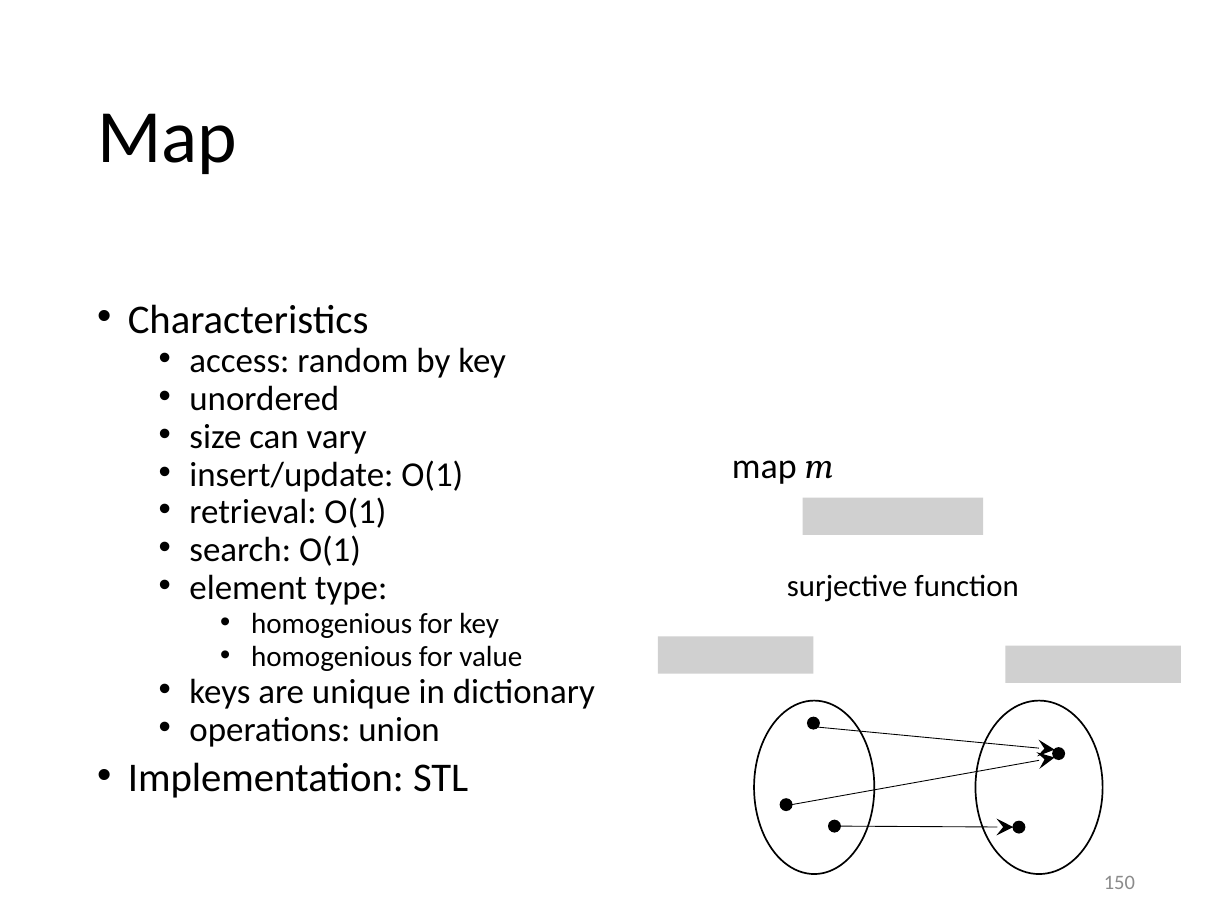
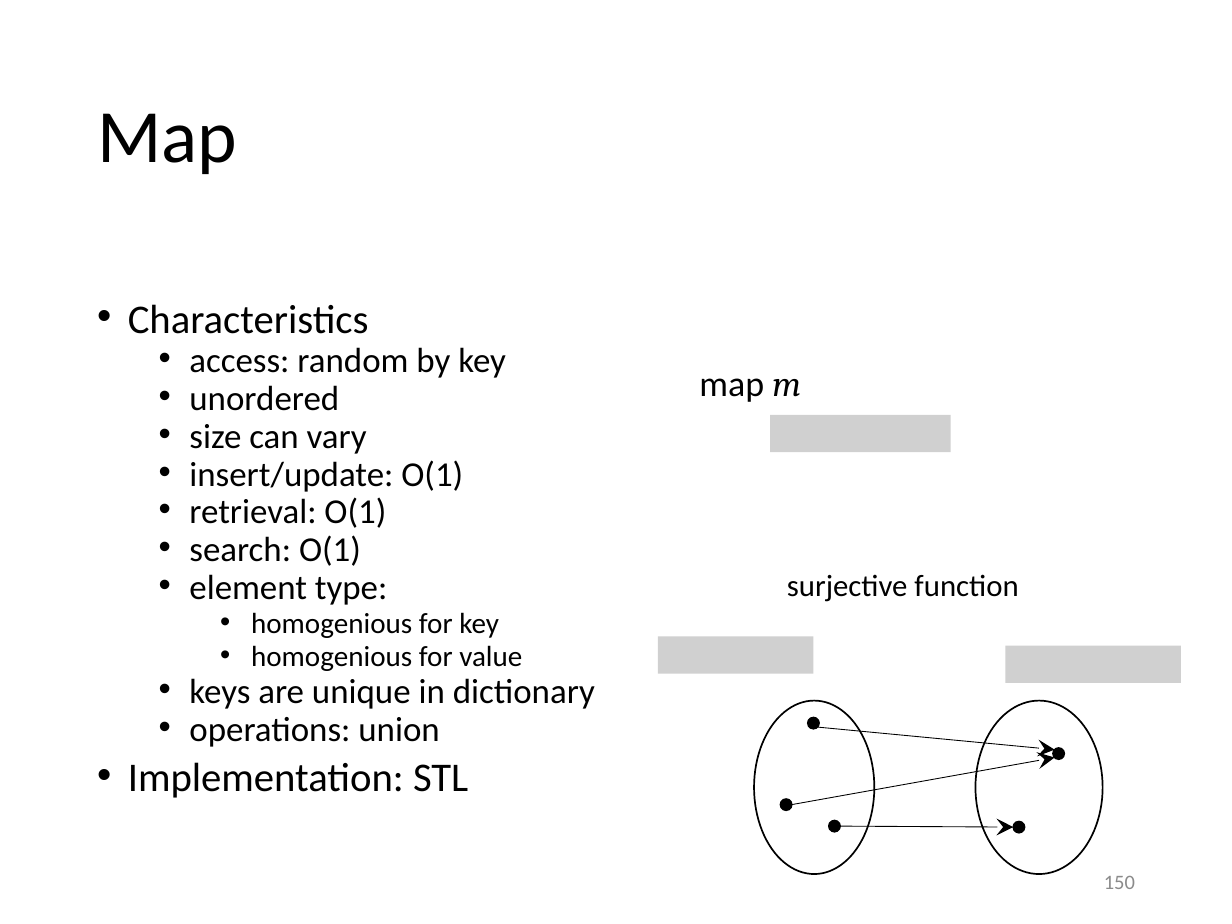
Before and after one commit to gjbex/Scientific-C-plus-plus, a slide deck: slide 150 of scientific_cpp.pptx. Drawn at 1232x924 pixels with LibreOffice and Linux fonts; fonts in the diff are those of the drawing; grey boxes stand for pictures. Boxes give left, top, right and bottom in pixels: in the first picture for what was removed or moved away, otherwise in the second. Text is boxed around its words. In the diff, an @@ line names an element or a change of style, - is before the commit and + after.

```diff
--- a/scientific_cpp.pptx
+++ b/scientific_cpp.pptx
@@ text "map m": place and size @@
-text "map m" at [732,460,834,484]
+text "map m" at [699,378,801,402]
@@ picture: place and size @@
-picture at [803,498,984,535]
+picture at [770,415,951,452]
```
Also in this commit, not shown: 15 other slides changed.
